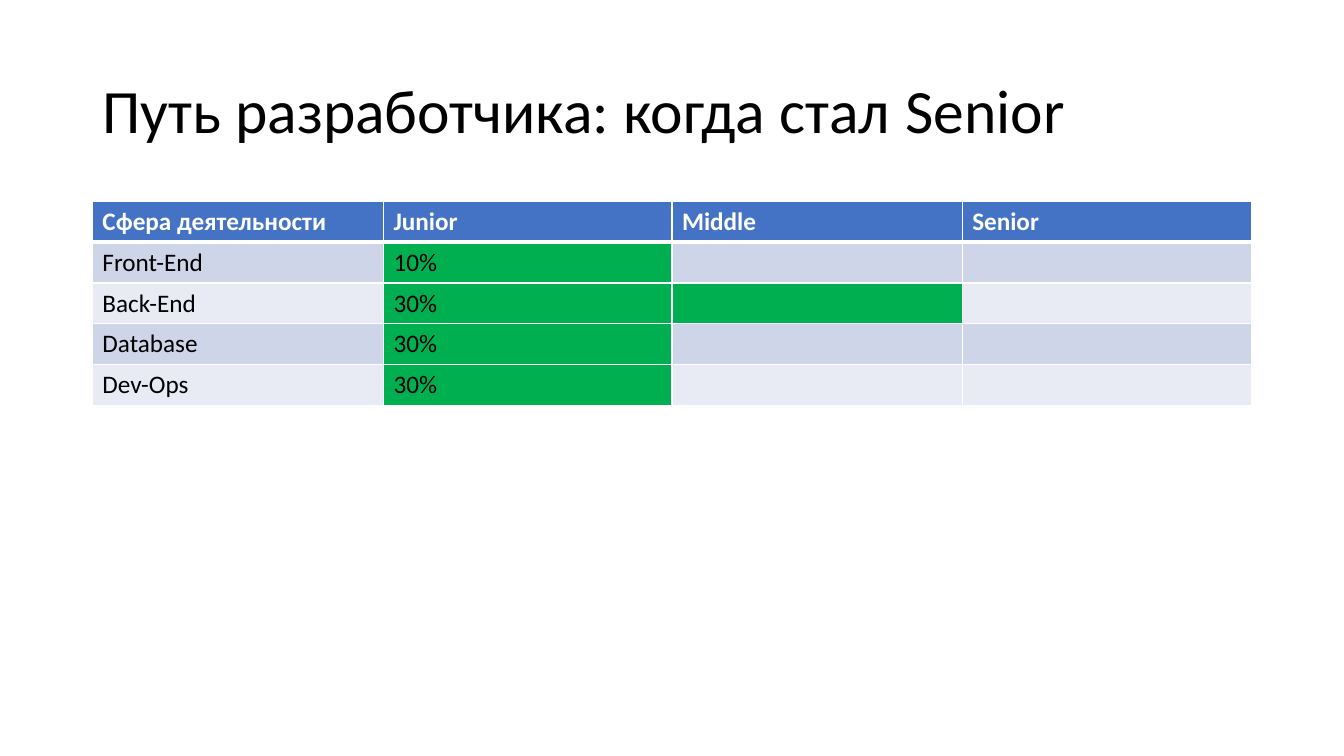
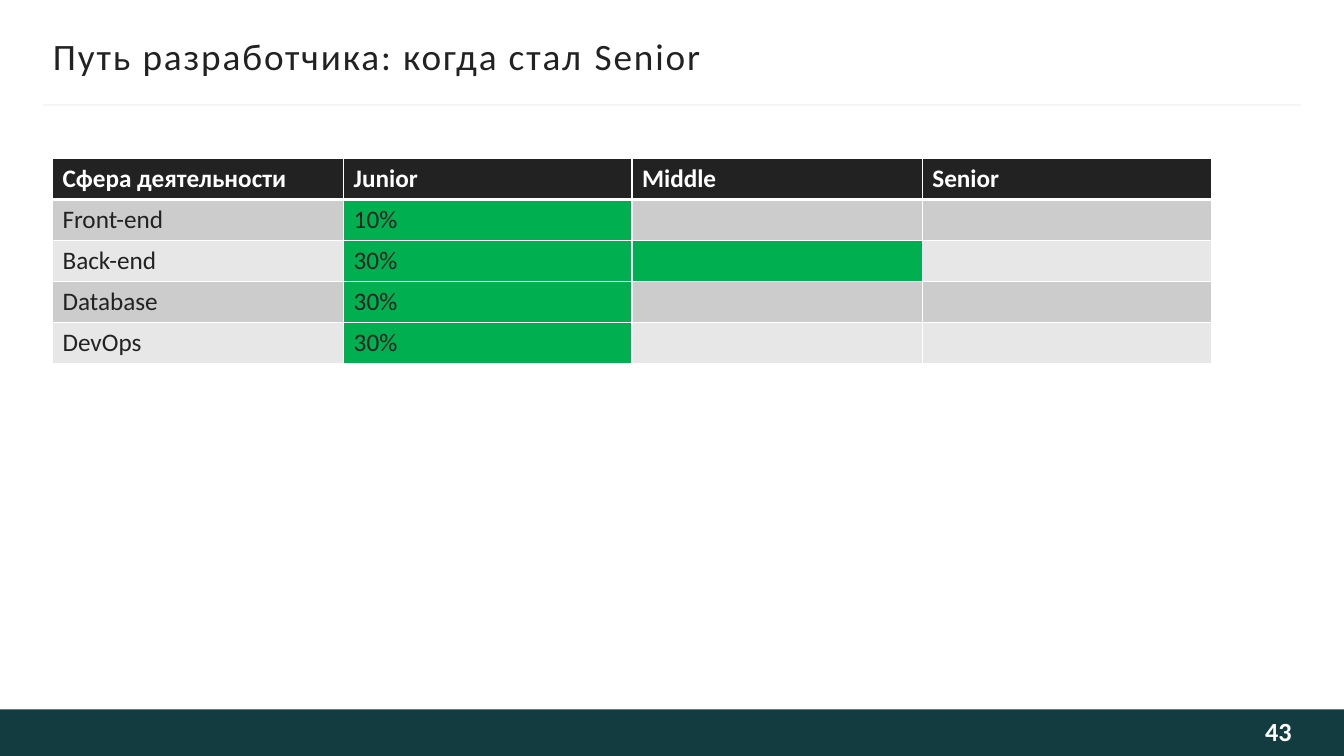
Before and after one commit to kugushev/presentations, a slide deck: slide 43 of Presentation.pptx (slide 44 before the commit). Drawn at 1344x756 pixels with LibreOffice and Linux fonts; fonts in the diff are those of the drawing; background and template pictures are left out. Boxes give left, top, right and bottom in pixels: in the first picture for what was removed or moved away, otherwise in the second. Text is boxed around its words. In the diff, an @@ line names an element or a change of style, - is before the commit and + after.

```diff
--- a/Presentation.pptx
+++ b/Presentation.pptx
@@ title "Путь разработчика: когда стал Senior": place and size @@
-title "Путь разработчика: когда стал Senior" at (102,90,1064,143)
+title "Путь разработчика: когда стал Senior" at (53,44,701,76)
@@ title "Путь разработчика: когда стал Senior" at (53,44,701,76): size 44 to 26.7 pt, text colour #000000 to #222222, letter spacing 0 to 1.3 pt; line spacing 0.9 to 1 @@
@@ line added from (43, 105) to (1301, 105), #F5F5F5 1.5 pt @@
@@ table at (52,158,1212,451) @@
-row 2, column 1: Front-End
+row 2, column 1: Front-end
-row 3, column 1: Back-End
+row 3, column 1: Back-end
-row 5, column 1: Dev-Ops
+row 5, column 1: DevOps
@@ fill #4472C4 to #222222 in row 1 @@
@@ fill #CFD5EA to #CDCDCD in 6 cells @@
@@ fill #E9EBF5 to #E8E8E8 in 5 cells @@
@@ text colour #000000 to #222222 in "10%", "30%", "Database", "30%" and 1 more places @@
@@ table: place and size @@
-table at (93,202,1252,406)
+table at (52,158,1212,451)
@@ rectangle added at (0,710,1344,756), fill #133C41 @@
@@ page number added at (1265,724,1291,741), 18.7 pt, text #FEFEFE, bold @@
+43
```
Also in this commit, not shown: 42 other slides changed, 2 slides added, 2 slides removed.
